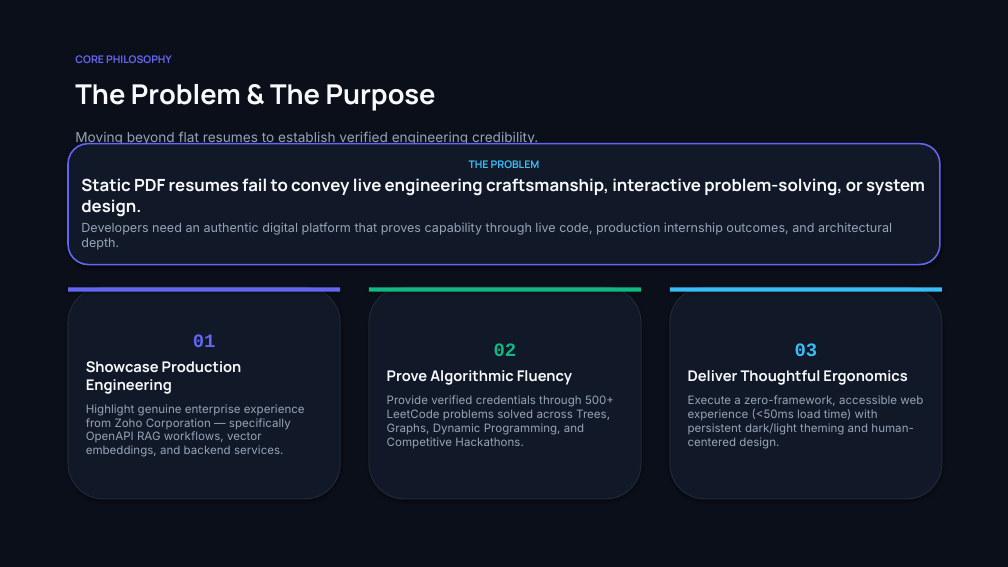
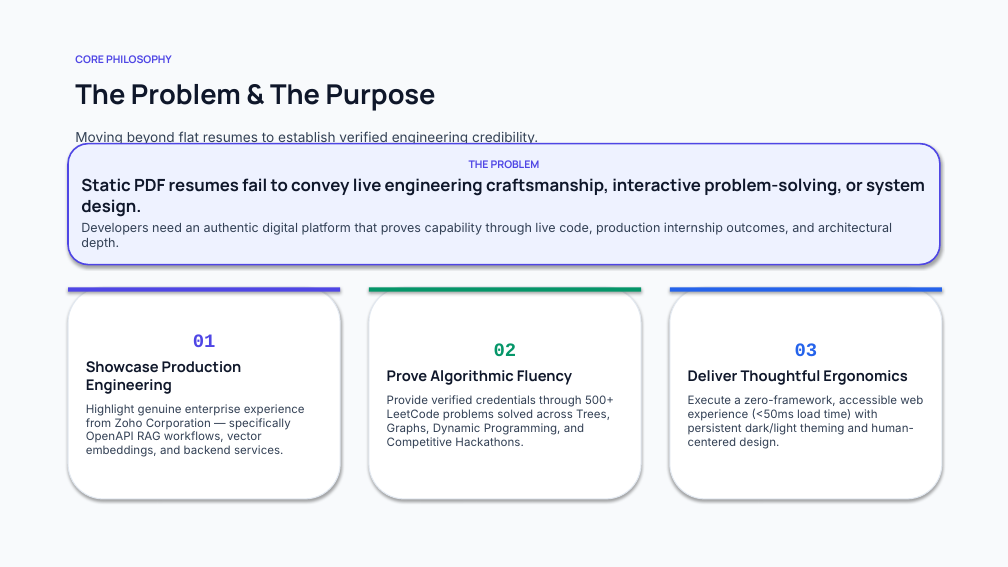
Before and after one commit to swethanagaraj2007/my_portfolio, a slide deck: slide 2 of presentation/Swetha_Portfolio_Presentation.pptx. Drawn at 1008x567 pixels with LibreOffice and Linux fonts; fonts in the diff are those of the drawing. Boxes give left, top, right and bottom in pixels: in the first picture for what was removed or moved away, otherwise in the second. Text is boxed around its words. In the diff, an @@ line names an element or a change of style, - is before the commit and + after.

Commit message:
Update presentation theme to Architectural Studio Light keynote style with high-contrast typography

```diff
--- a/presentation/Swetha_Portfolio_Presentation.pptx
+++ b/presentation/Swetha_Portfolio_Presentation.pptx
@@ rectangle at (0, 0, 1008, 567): fill #0B0F19 to #F8FAFC @@
@@ text "CORE PHILOSOPHY" at (75, 55, 172, 63): text colour #6366F1 to #4F46E5 @@
@@ text "The Problem & The Purpose" at (75, 84, 436, 111): text colour #F8FAFC to #0F172A @@
@@ text "Moving beyond flat resumes to ..." at (75, 131, 538, 146): text colour #94A3B8 to #334155 @@
@@ rounded rectangle "THE PROBLEM" at (68, 144, 940, 265): text colour #38BDF8 to #4F46E5 in "THE PROBLEM"; text colour #F8FAFC to #0F172A in "Static PDF resumes fail to convey live ..."; text colour #94A3B8 to #334155 in "Developers need an authentic digital platform that ..."; fill #111827 to #EEF2FF; outline #6366F1 1.5 pt to #4F46E5 1.5 pt @@
@@ rounded rectangle "01" at (68, 287, 340, 499): text colour #6366F1 to #4F46E5 in "01"; text colour #F8FAFC to #0F172A in "Showcase Production Engineering"; text colour #94A3B8 to #334155 in "Highlight genuine enterprise experience from Zoho Corporatio ..."; fill #111827 to #FFFFFF; outline #1F2937 1 pt to #E2E8F0 1 pt @@
@@ rectangle at (68, 287, 340, 292): fill #6366F1 to #4F46E5 @@
@@ rounded rectangle "02" at (369, 287, 641, 499): text colour #10B981 to #059669 in "02"; text colour #F8FAFC to #0F172A in "Prove Algorithmic Fluency"; text colour #94A3B8 to #334155 in "Provide verified credentials through 500+ LeetCode problems ..."; fill #111827 to #FFFFFF; outline #1F2937 1 pt to #E2E8F0 1 pt @@
@@ rectangle at (369, 287, 641, 292): fill #10B981 to #059669 @@
@@ rounded rectangle "03" at (670, 287, 942, 499): text colour #38BDF8 to #2563EB in "03"; text colour #F8FAFC to #0F172A in "Deliver Thoughtful Ergonomics"; text colour #94A3B8 to #334155 in "Execute a zero-framework, accessible web experience (<50ms ..."; fill #111827 to #FFFFFF; outline #1F2937 1 pt to #E2E8F0 1 pt @@
@@ rectangle at (670, 287, 942, 292): fill #38BDF8 to #2563EB @@
```
Also in this commit, not shown: 5 other slides changed, 5 other files.
